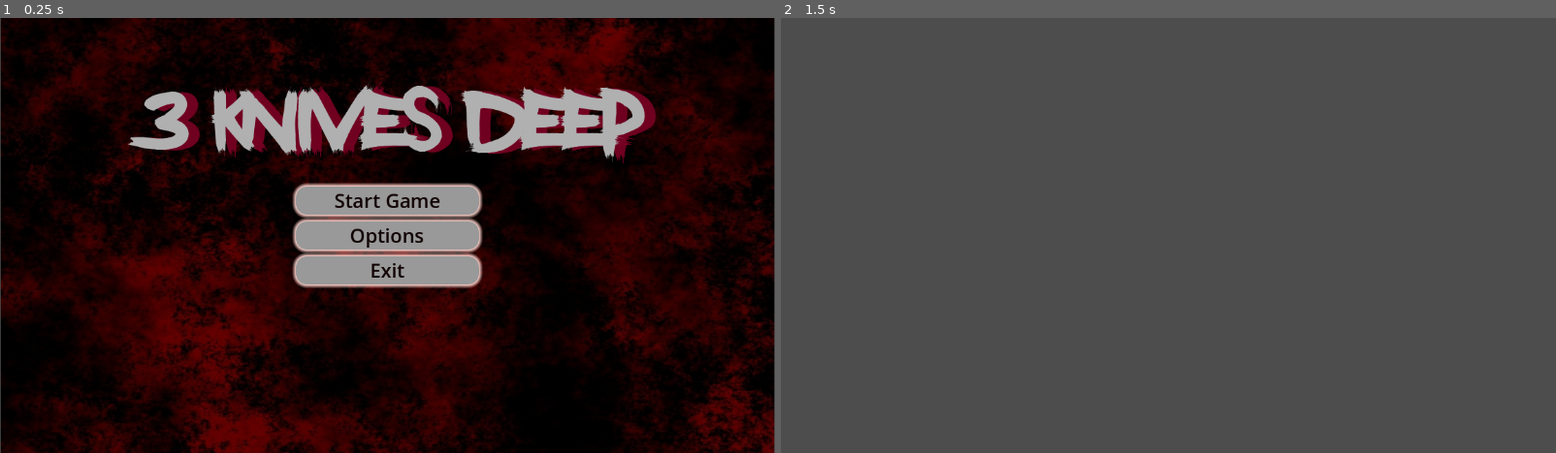
Above: before the commit, frames 1-2 (left to right).
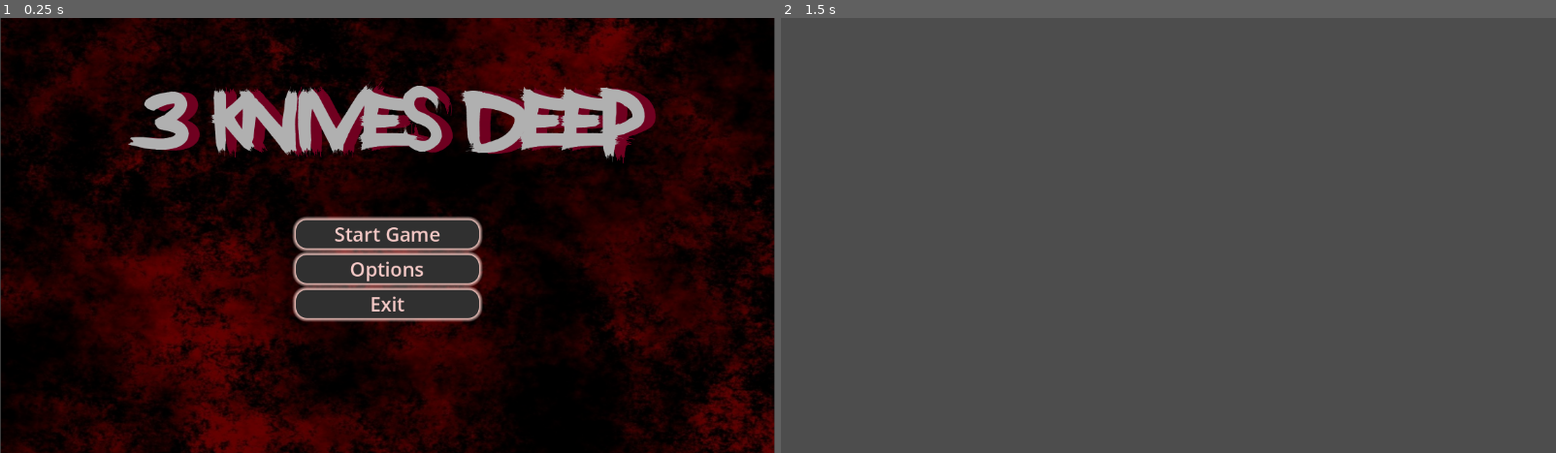
Above: after the commit, the same moments.

Repository: CreativeBooks/Daydream
Game: Godot game, scene res://main_menu.tscn
Two runs of this game, one before a commit and one after it. Both use one fixed random seed, a clock stepped at 60 frames per second and the inputs below.
Inputs:
- Up to frame 1 (0.25 s): no input
- Up to frame 2 (1.5 s): click "Start Game" at 0.5 s; tap Enter at 1.25 s

The runs differ from the first frame. In frame 1, 7.3% of the frame differs, in the area x 37-63%, y 37-70%; in frame 2, nothing differs.

Commit message:
Changed color
Changed the color of the font to a black with white font

Diff:
--- a/three-knives-deep----daydream/main_menu.tscn
+++ b/three-knives-deep----daydream/main_menu.tscn
@@ -9,6 +9,7 @@
 modulate_color = Color(0.4006977, 0.40069774, 0.40069756, 1)
 
 [sub_resource type="StyleBoxFlat" id="StyleBoxFlat_glbon"]
+bg_color = Color(0.18717611, 0.18717617, 0.18717602, 1)
 corner_radius_top_left = 16
 corner_radius_top_right = 16
 corner_radius_bottom_right = 16
@@ -64,9 +65,9 @@
 anchor_right = 0.5
 anchor_bottom = 0.5
 offset_left = -136.0
-offset_top = -73.0
+offset_top = -23.0
 offset_right = 136.0
-offset_bottom = 73.0
+offset_bottom = 123.0
 grow_horizontal = 2
 grow_vertical = 2
 theme_override_constants/separation = 10
@@ -74,7 +75,7 @@
 [node name="Button" type="Button" parent="VBoxContainer"]
 layout_mode = 2
 size_flags_vertical = 3
-theme_override_colors/font_color = Color(0.06537829, 0.0099125495, 0.012830557, 1)
+theme_override_colors/font_color = Color(0.9557741, 0.78910303, 0.7782603, 1)
 theme_override_colors/font_focus_color = Color(0, 0, 0, 1)
 theme_override_colors/font_pressed_color = Color(0, 0, 0, 1)
 theme_override_colors/font_hover_color = Color(0, 0, 0, 1)
@@ -87,7 +88,7 @@
 [node name="Button2" type="Button" parent="VBoxContainer"]
 layout_mode = 2
 size_flags_vertical = 3
-theme_override_colors/font_color = Color(0.06537829, 0.0099125495, 0.012830557, 1)
+theme_override_colors/font_color = Color(0.9557741, 0.78910303, 0.7782603, 1)
 theme_override_colors/font_focus_color = Color(0, 0, 0, 1)
 theme_override_colors/font_pressed_color = Color(0, 0, 0, 1)
 theme_override_colors/font_hover_color = Color(0, 0, 0, 1)
@@ -100,7 +101,7 @@
 [node name="Button3" type="Button" parent="VBoxContainer"]
 layout_mode = 2
 size_flags_vertical = 3
-theme_override_colors/font_color = Color(0.06537829, 0.0099125495, 0.012830557, 1)
+theme_override_colors/font_color = Color(0.9557741, 0.78910303, 0.7782603, 1)
 theme_override_colors/font_focus_color = Color(0, 0, 0, 1)
 theme_override_colors/font_pressed_color = Color(0, 0, 0, 1)
 theme_override_colors/font_hover_color = Color(0, 0, 0, 1)
